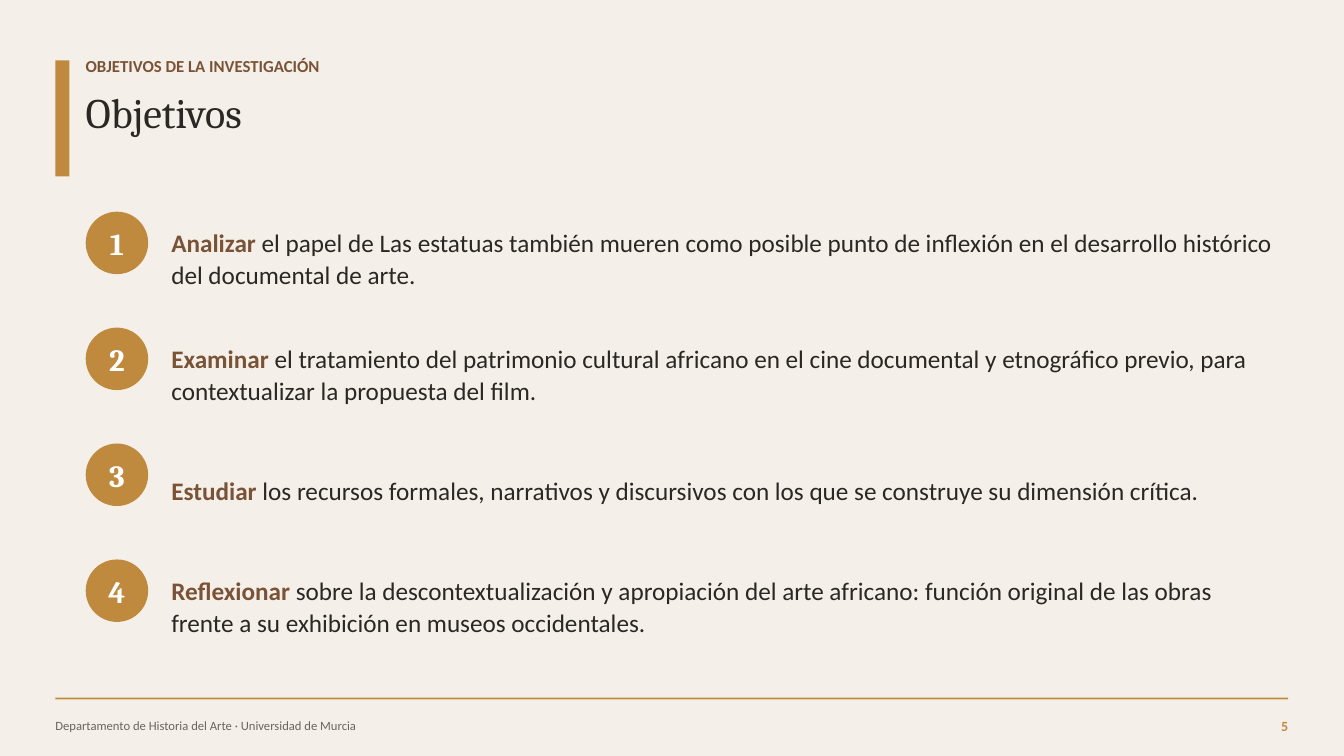
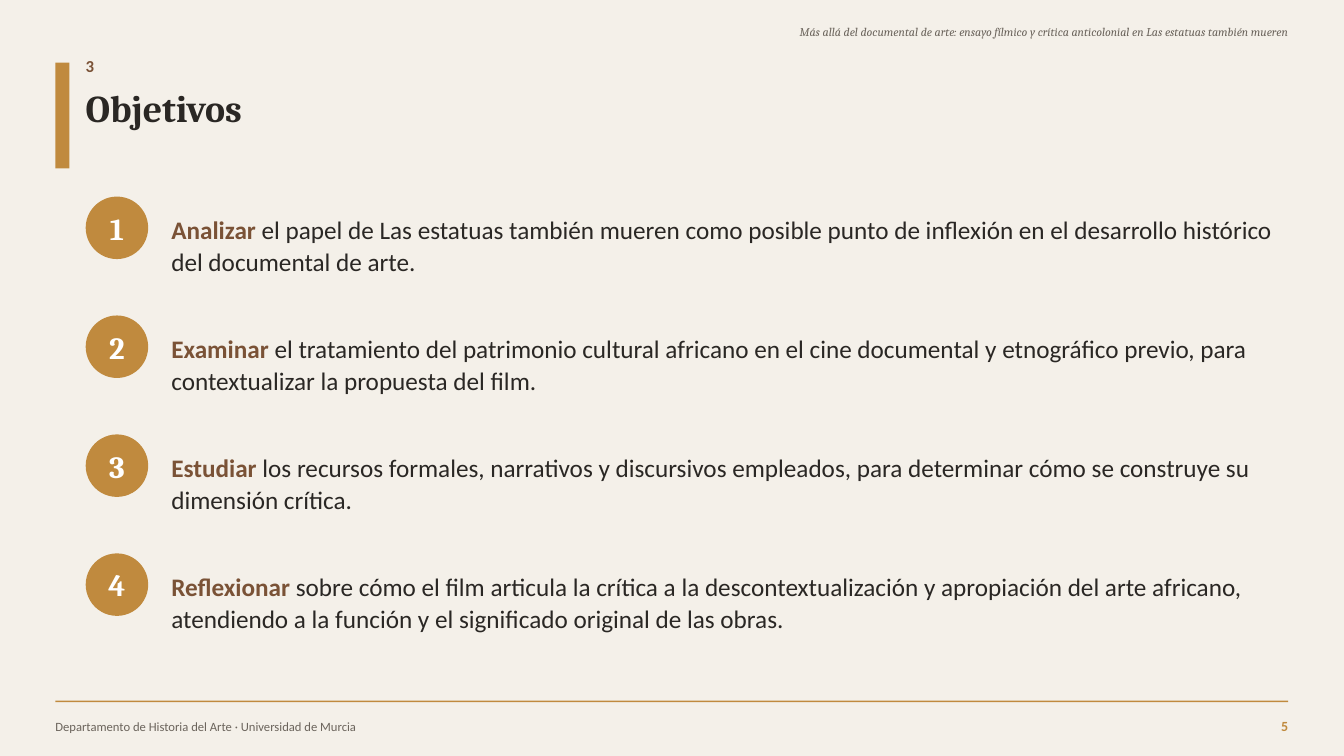
Before and after one commit to facundonicolasvgg/pedritojoseunitfg, a slide deck: slide 5 of Defensa_TFG_Las_estatuas_tambien_mueren.pptx. Drawn at 1344x756 pixels with LibreOffice and Linux fonts; fonts in the diff are those of the drawing. Boxes give left, top, right and bottom in pixels: in the first picture for what was removed or moved away, otherwise in the second. Text is boxed around its words. In the diff, an @@ line names an element or a change of style, - is before the commit and + after.

Commit message:
Reestructura la presentación según el formato de las TFG de referencia (epígrafes canónicos, título corrido, metodología como fuentes)

```diff
--- a/Defensa_TFG_Las_estatuas_tambien_mueren.pptx
+++ b/Defensa_TFG_Las_estatuas_tambien_mueren.pptx
@@ text added at box(800, 28, 1288, 39), 8.5 pt, text #6B645C, italic @@
+Más allá del documental de arte: ensayo fílmico y crítica anticolonial en Las estatuas también mueren
@@ text removed at box(86, 58, 319, 72) @@
-OBJETIVOS DE LA INVESTIGACIÓN
@@ rectangle: place and size @@
-rectangle at box(55, 60, 70, 176)
+rectangle at box(55, 63, 70, 168)
@@ text "Objetivos" at box(86, 95, 242, 131): size 30 to 27 pt, bold on; line spacing 1 to 0.98 @@
@@ text added at box(86, 61, 94, 72), 12 pt, text #7A5236, bold @@
+3
@@ text "1": place and size @@
-text "1" at box(110, 234, 124, 255)
+text "1" at box(110, 219, 124, 240)
@@ ellipse: place and size @@
-ellipse at box(86, 212, 148, 274)
+ellipse at box(86, 197, 148, 259)
@@ text "Analizar el papel de Las ...": place and size @@
-text "Analizar el papel de Las ..." at box(171, 234, 1271, 284)
+text "Analizar el papel de Las ..." at box(171, 221, 1271, 271)
@@ 2 texts, 2 ellipses: place and size @@
-2 texts, 2 ellipses at box(86, 328, 148, 506)
+2 texts, 2 ellipses at box(86, 316, 148, 497)
@@ text "Examinar el tratamiento del patrimonio ...": place and size @@
-text "Examinar el tratamiento del patrimonio ..." at box(171, 350, 1246, 404)
+text "Examinar el tratamiento del patrimonio ..." at box(171, 340, 1246, 394)
@@ text at box(171, 459, 1249, 509): text changed @@
-Estudiar los recursos formales, narrativos y discursivos con los que se construye su dimensión crítica.
+Estudiar los recursos formales, narrativos y discursivos empleados, para determinar cómo se construye su dimensión crítica.
@@ text "4": place and size @@
-text "4" at box(108, 582, 125, 603)
+text "4" at box(108, 575, 125, 596)
@@ ellipse: place and size @@
-ellipse at box(86, 560, 148, 622)
+ellipse at box(86, 554, 148, 616)
@@ text at box(171, 578, 1241, 633): text changed @@
-Reflexionar sobre la descontextualización y apropiación del arte africano: función original de las obras frente a su exhibición en museos occidentales.
+Reflexionar sobre cómo el film articula la crítica a la descontextualización y apropiación del arte africano, atendiendo a la función y el significado original de las obras.
```
Also in this commit, not shown: 14 other slides changed, 1 other file.
